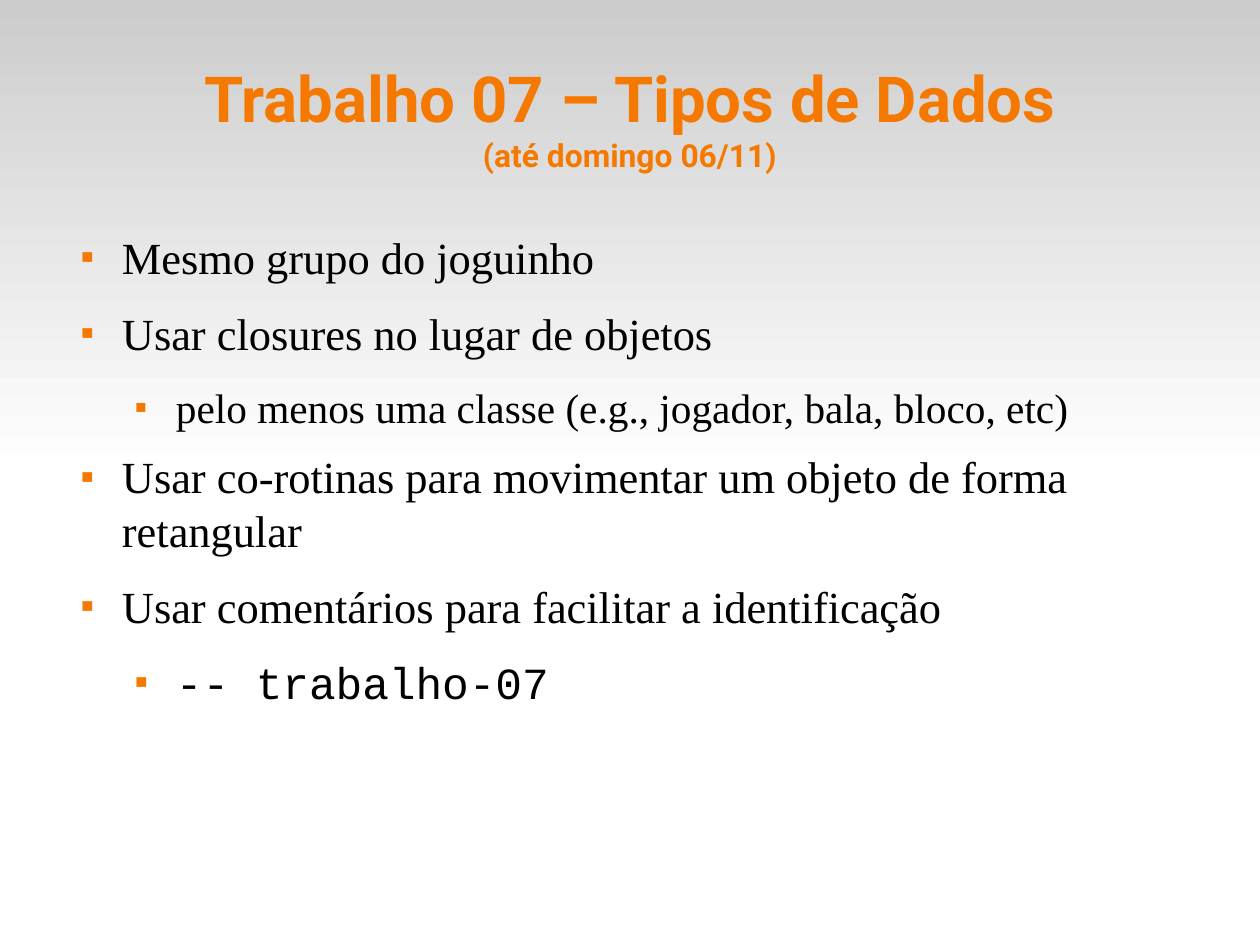
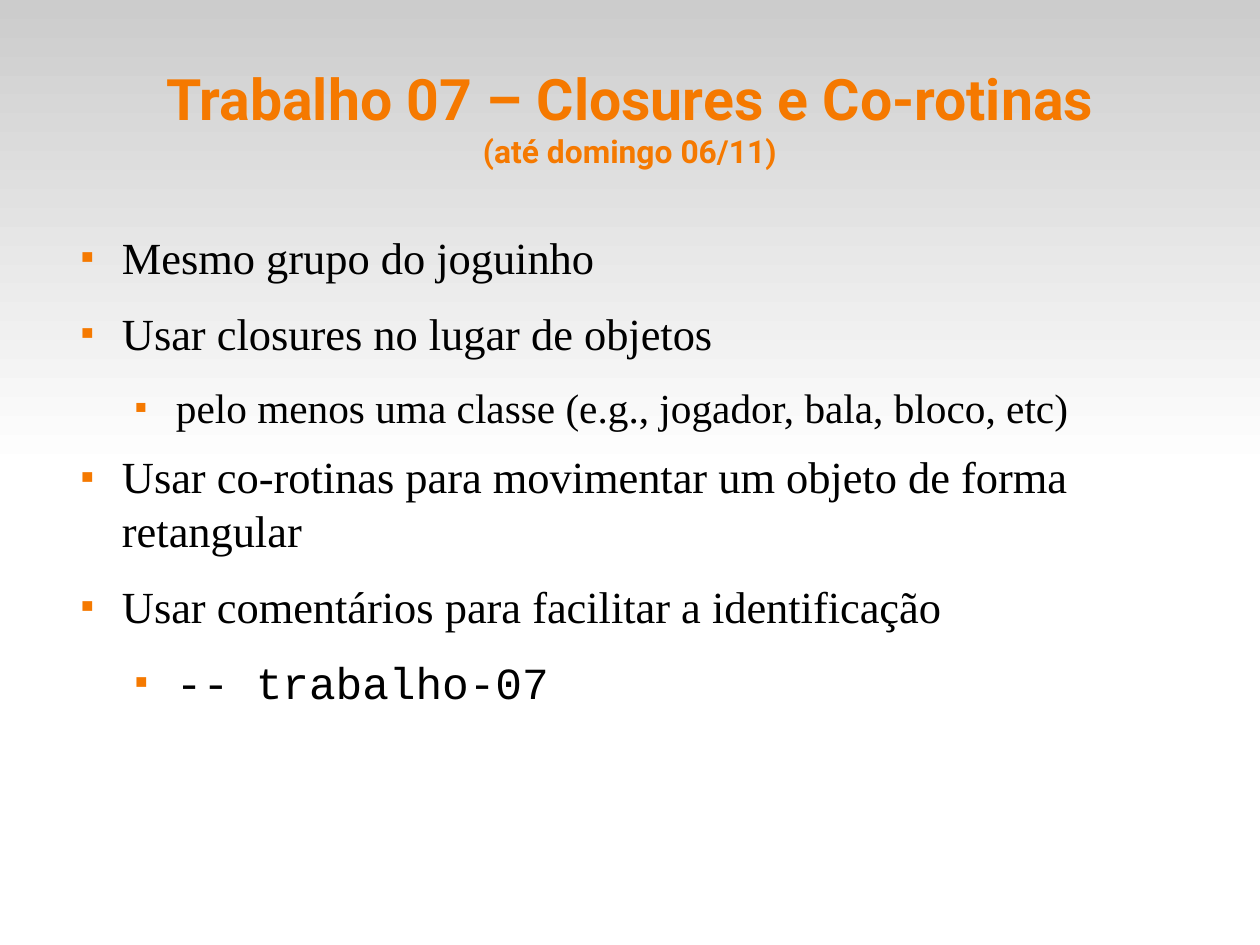
Before and after one commit to fsantanna-uerj/EDL, a slide deck: slide 14 of slides/edl-00.odp (slide 13 before the commit). Drawn at 1260x945 pixels with LibreOffice and Linux fonts; fonts in the diff are those of the drawing. Boxes give left, top, right and bottom in pixels: in the first picture for what was removed or moved away, otherwise in the second. Text is boxed around its words. In the diff, an @@ line names an element or a change of style, - is before the commit and + after.

```diff
--- a/slides/edl-00.odp
+++ b/slides/edl-00.odp
@@ title at bbox=[166, 77, 1093, 170]: text changed; size 40 to 36 pt @@
-Trabalho 07 – Tipos de Dados
-(até domingo 06/11)
+Trabalho 07 – Closures e Co-rotinas
+(até domingo 06/11)
```
Also in this commit, not shown: 1 slide added, 1 other file.
